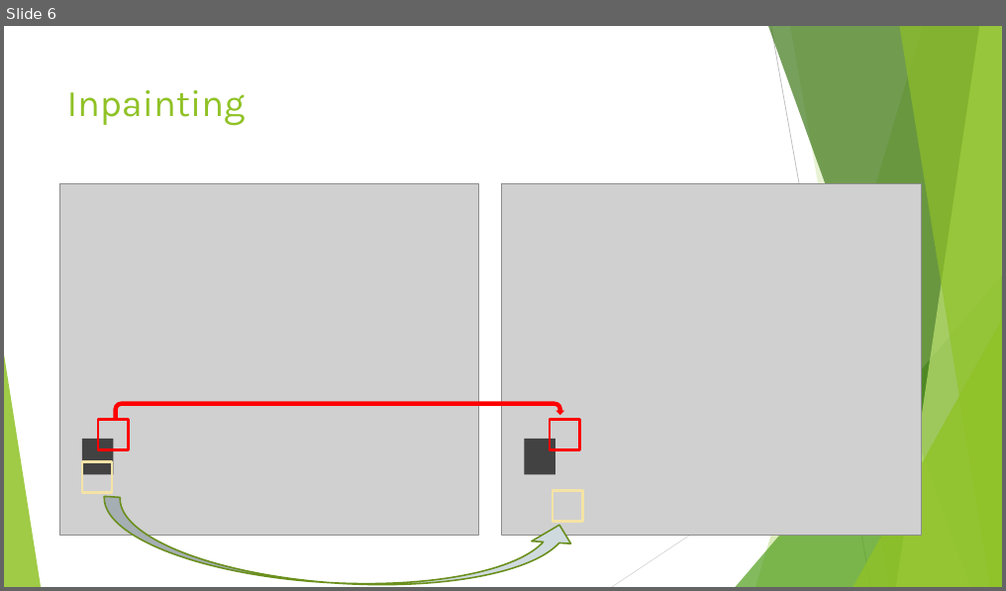
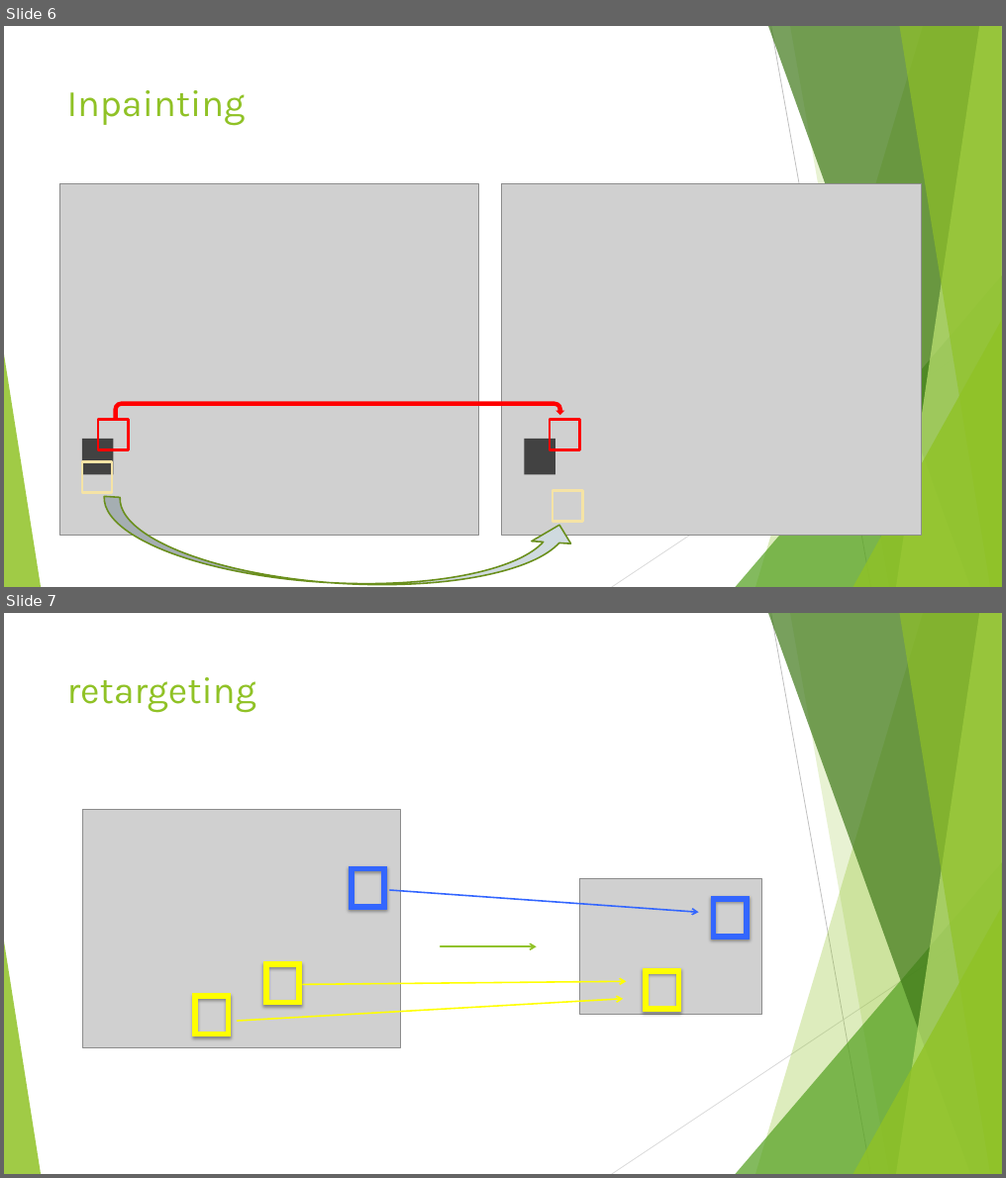
Before and after one commit to whus6207/PatchMatch, a slide deck: PatchMatch.pptx. Shown one above the other, each under a label of ours: slide 6 before the commit, slides 6 and 7 after it. The pictures are 1006x591 and 1006x1178 pixels, drawn with LibreOffice and Linux fonts; fonts in the diff are those of the drawing; grey boxes stand for pictures. Boxes give left, top, right and bottom in pixels: in the first picture for what was removed or moved away, otherwise in the second. Text is boxed around its words. In the diff, an @@ line names an element or a change of style, - is before the commit and + after.

Commit message:
ppt

```diff
--- a/PatchMatch.pptx
+++ b/PatchMatch.pptx
@@ slide 7 added at (x1=4, y1=613, x2=1002, y2=1174), background #FFFFFF; not listed: 10 template elements that a slide beside it also shows @@
@@ title added at (x1=67, y1=677, x2=256, y2=713), 36 pt, text #90C226 @@
+retargeting
@@ picture added at (x1=82, y1=810, x2=401, y2=1049) @@
@@ frame added at (x1=350, y1=866, x2=387, y2=909), fill #3366FF, outline #3366FF 1 pt @@
@@ picture added at (x1=580, y1=878, x2=761, y2=1014) @@
@@ arrow added from (390, 890) to (699, 912), #3366FF 1.5 pt @@
@@ frame added at (x1=712, y1=897, x2=749, y2=940), fill #3366FF, outline #3366FF 1 pt @@
@@ frame added at (x1=263, y1=962, x2=302, y2=1005), fill #FFFF00, outline #FFFF00 1 pt @@
@@ arrow added from (441, 947) to (537, 947), #90C226 1.5 pt @@
@@ frame added at (x1=644, y1=968, x2=681, y2=1011), fill #FFFF00, outline #FFFF00 1 pt @@
@@ frame added at (x1=193, y1=994, x2=231, y2=1037), fill #FFFF00, outline #FFFF00 1 pt @@
@@ arrow added from (303, 984) to (626, 981), #FFFF00 1.5 pt @@
@@ arrow added from (237, 1021) to (623, 999), #FFFF00 1.5 pt @@
```
Also in this commit, not shown: 2 other slides added, 2 other files.
